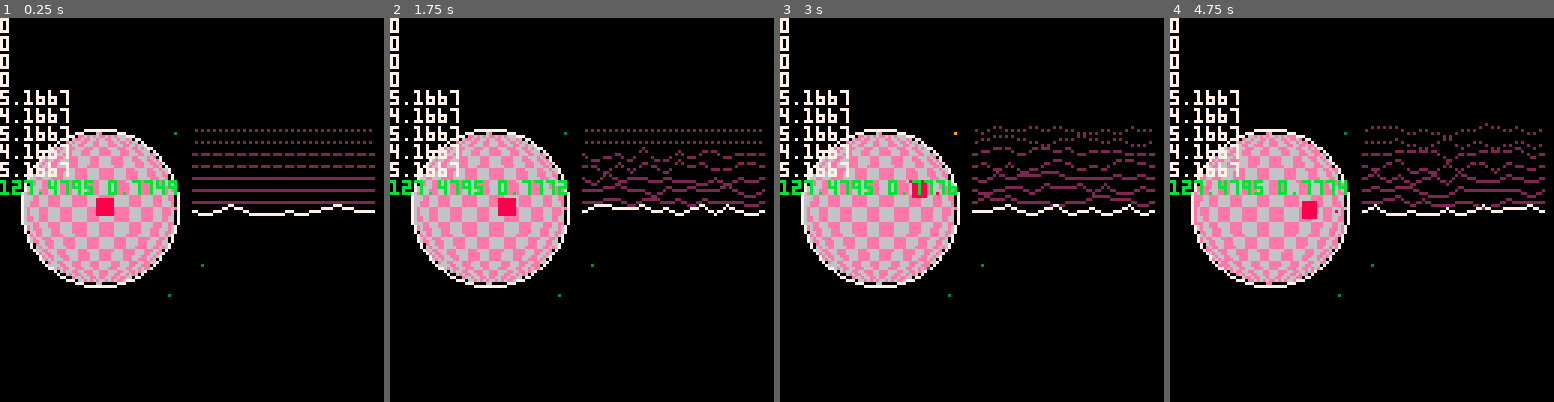
Above: before the commit, frames 1-4 (left to right).
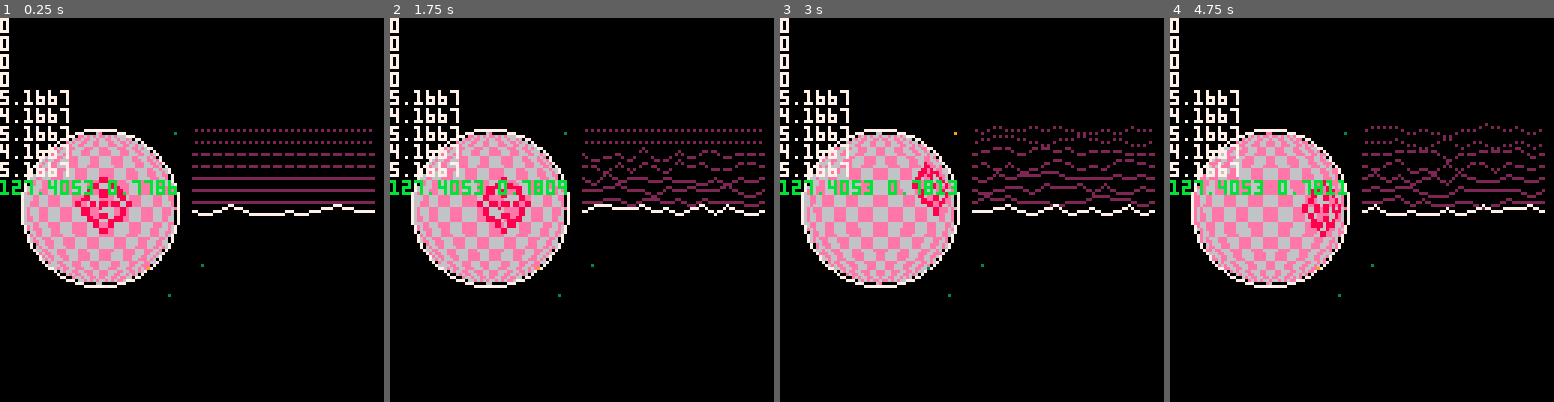
Above: after the commit, the same moments.

Repository: GerodruS/scanner8
Game: PICO-8 cartridge game.p8
The game is run twice, just before and just after one commit, with the same random seed, the same clock (stepped at 60 frames per second) and the same inputs.
Inputs:
- Up to frame 1 (0.25 s): no input
- Up to frame 2 (1.75 s): tap X (X key) at 0.33, 1.07 s; hold Right from 1.6 s (still down)
- Up to frame 3 (3 s): tap X (X key) at 1.85, 2.97 s; release Right at 2.1 s; hold Up 2.15-2.42 s; hold Right from 2.47 s (still down)
- Up to frame 4 (4.75 s): release Right at 3.03 s; hold Left 3.08-3.58 s; hold Down 3.63-3.97 s; hold Right 4.02-4.68 s; tap X (X key) at 4.08 s; hold Up from 4.73 s (still down)

The runs differ from the first frame. In frame 1, 0.9% of the frame differs, in the area x 15-47%, y 41-57%; in frame 2, 0.9%; in frame 3, 5.8%; in frame 4, 5.9%, in the area x 7-47%, y 29-70%.

Commit message:
Added icon for target

Diff:
--- a/game.p8
+++ b/game.p8
@@ -47,7 +47,7 @@
   sources.collect(sp)
  end
 
- local border=10
+ local border=16
  local d=scanner_pos[1]-scanner_pos_offset[1]-planet_offset
  if (d<-border) planet_offset+=d+border
  if (border<d) planet_offset+=d-border
@@ -426,7 +426,7 @@
  memcpy(0x1000,0x6000,1024*4)
 
  local function draw_target(x,y)
-  rectfill(x-2,y-2,x+2,y+2,8)
+  sspr(8,0,16,16,x-8,y-8)
  end
 
  return {
@@ -455,9 +455,19 @@
  }
 end
 __gfx__
-00000000000000000000000000000000000000000000000000000000000000000000000000000000000000000000000000000000000000000000000000000000
-00000000000000000000000000000000000000000000000000000000000000000000000000000000000000000000000000000000000000000000000000000000
-00700700000000000000000000000000000000000000000000000000000000000000000000000000000000000000000000000000000000000000000000000000
-00077000000000000000000000000000000000000000000000000000000000000000000000000000000000000000000000000000000000000000000000000000
-00077000000000000000000000000000000000000000000000000000000000000000000000000000000000000000000000000000000000000000000000000000
-00700700000000000000000000000000000000000000000000000000000000000000000000000000000000000000000000000000000000000000000000000000
+00000000000000088000000000000000000000000000000000000000000000000000000000000000000000000000000000000000000000000000000000000000
+00000000000000088000000000000000000000000000000000000000000000000000000000000000000000000000000000000000000000000000000000000000
+00700700000008800880000000000000000000000000000000000000000000000000000000000000000000000000000000000000000000000000000000000000
+00077000000888800888800000000000000000000000000000000000000000000000000000000000000000000000000000000000000000000000000000000000
+00077000000880088008800000000000000000000000000000000000000000000000000000000000000000000000000000000000000000000000000000000000
+00700700008800088000880000000000000000000000000000000000000000000000000000000000000000000000000000000000000000000000000000000000
+00000000008800000000880000000000000000000000000000000000000000000000000000000000000000000000000000000000000000000000000000000000
+00000000880088088088008800000000000000000000000000000000000000000000000000000000000000000000000000000000000000000000000000000000
+00000000880088088088008800000000000000000000000000000000000000000000000000000000000000000000000000000000000000000000000000000000
+00000000008800000000880000000000000000000000000000000000000000000000000000000000000000000000000000000000000000000000000000000000
+00000000008800088000880000000000000000000000000000000000000000000000000000000000000000000000000000000000000000000000000000000000
+00000000000880088008800000000000000000000000000000000000000000000000000000000000000000000000000000000000000000000000000000000000
+00000000000888800888800000000000000000000000000000000000000000000000000000000000000000000000000000000000000000000000000000000000
+00000000000008800880000000000000000000000000000000000000000000000000000000000000000000000000000000000000000000000000000000000000
+00000000000000088000000000000000000000000000000000000000000000000000000000000000000000000000000000000000000000000000000000000000
+00000000000000088000000000000000000000000000000000000000000000000000000000000000000000000000000000000000000000000000000000000000
